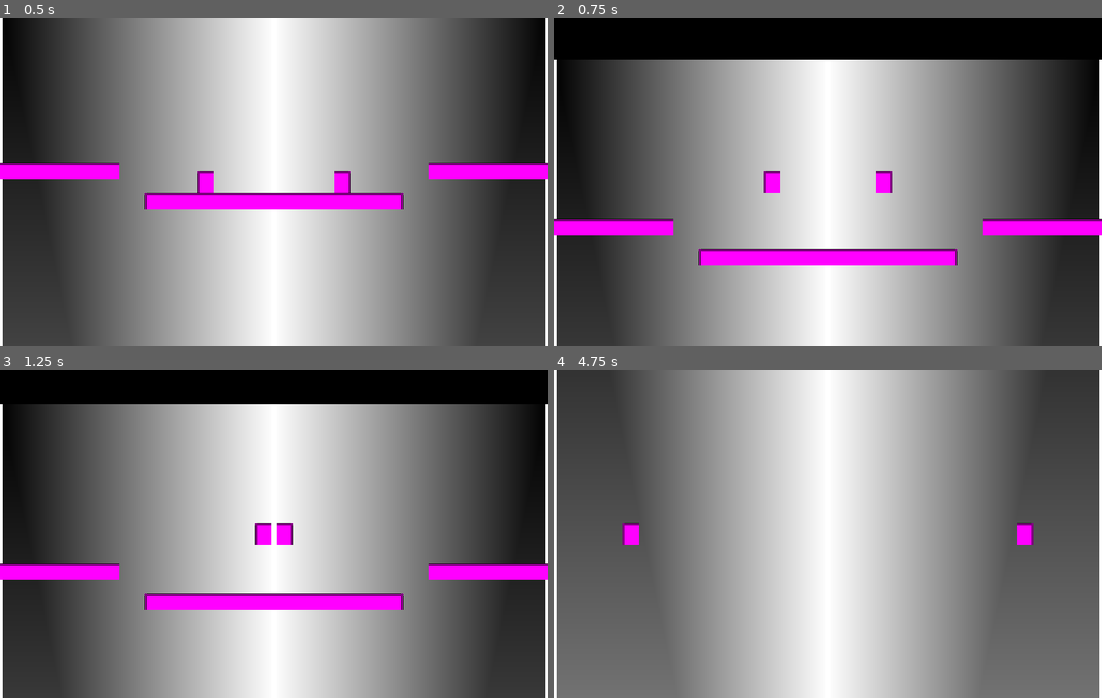
Above: before the commit, frames 1-4 (two rows, left to right).
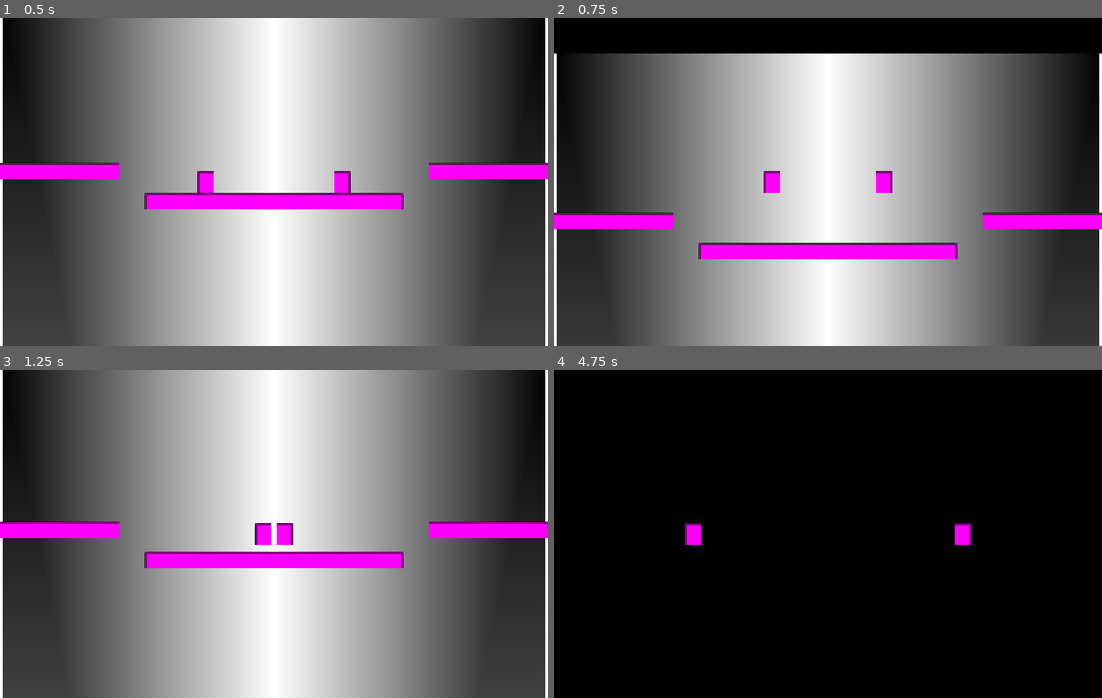
Above: after the commit, the same moments.

Repository: dotevie/SplittingImage
Game: Godot game, scene res://test_scene.tscn
Two runs of this game, one before a commit and one after it. Both use one fixed random seed, a clock stepped at 60 frames per second and the inputs below.
Inputs:
- Up to frame 1 (0.5 s): no input
- Up to frame 2 (0.75 s): hold Right (move_right) from 0.53 s (still down); hold Up (jump) from 0.53 s (still down)
- Up to frame 3 (1.25 s): keep holding Right (move_right); keep holding Up (jump)
- Up to frame 4 (4.75 s): release Right (move_right) at 1.28 s; release Up (jump) at 1.28 s; hold Left (move_left) 1.28-2.03 s; tap Up (jump) at 1.35, 1.52, 1.82, 2.85, 3.02, 3.32, 4.35, 4.52 s; hold Up (jump) 2.03-2.78 s; hold Right (move_right) 2.03-3.53 s; hold Up (jump) 3.53-4.28 s; hold Left (move_left) from 3.53 s (still down)

Frame 1 is identical in both runs. In frame 2, 5.9% of the frame differs, in the area x 0-100%, y 10-76%; in frame 3, 19%; in frame 4, 100%, in the area x 0-100%, y 0-100%.

Commit message:
Prevented bouncing

Diff:
--- a/scripts/player.gd
+++ b/scripts/player.gd
@@ -7,8 +7,8 @@
 const AIR_ACCEL = 800
 const AIR_DEACCEL = 400
 const MAX_VELOCITY = 256
-const JUMP_VELOCITY = 512
-const STOP_JUMP_FORCE = 4096
+const JUMP_VELOCITY = 600
+const STOP_JUMP_FORCE = 3000
 const COYOTE_TIME = 0.1
 
 var airborne_time: float = 0.0
@@ -25,6 +25,7 @@
 	# player input
 	var move_left := Input.is_action_pressed("move_left")
 	var move_right := Input.is_action_pressed("move_right")
+	var start_jump := Input.is_action_just_pressed("jump")
 	var jump := Input.is_action_pressed("jump")
 
 	# Find the floor (a contact with upwards facing collision normal).
@@ -65,9 +66,10 @@
 			velocity.x = signf(velocity.x) * minf(absf(velocity.x) - FLOOR_DEACCEL*step,0)
 
 		# Check jump.
-		if not jumping and jump:
+		if not jumping and start_jump:
 			velocity.y = -JUMP_VELOCITY
 			jumping = true
+
 	else:
 		# Process logic when the character is in the air.
 		if move_left and not move_right:
@@ -78,8 +80,5 @@
 			#reduce magnitude of horizontal movement by floor deaccel
 			velocity.x = signf(velocity.x) * minf(absf(velocity.x) - FLOOR_DEACCEL*step,0)
 
-
-	if jump and on_floor:
-		velocity.y = -JUMP_VELOCITY
 	velocity += state.get_total_gravity() * step
 	state.set_linear_velocity(velocity)
